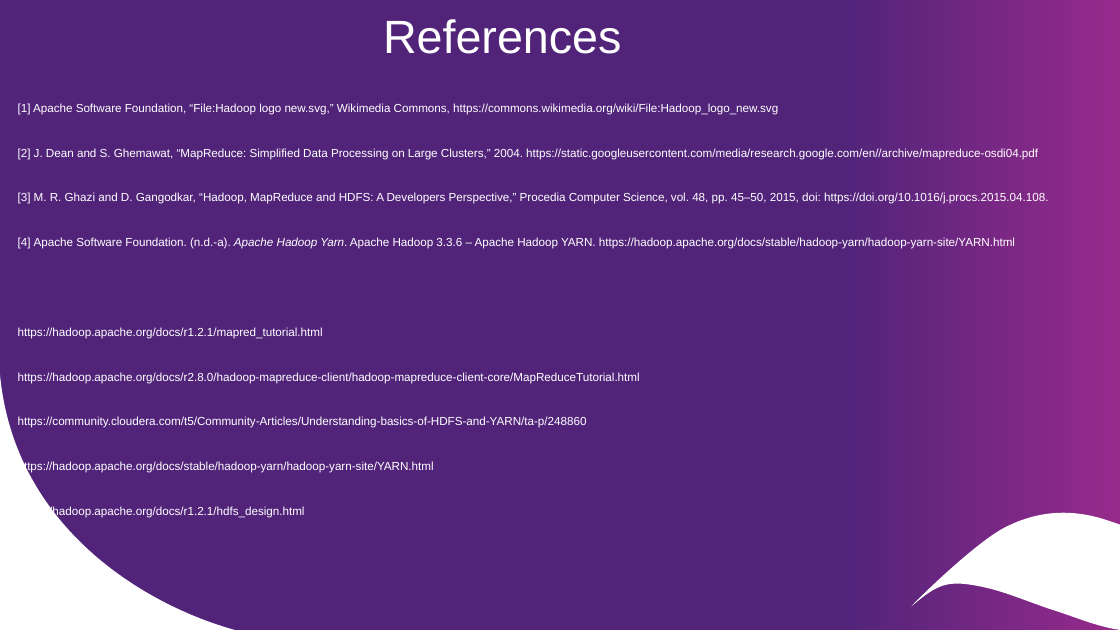
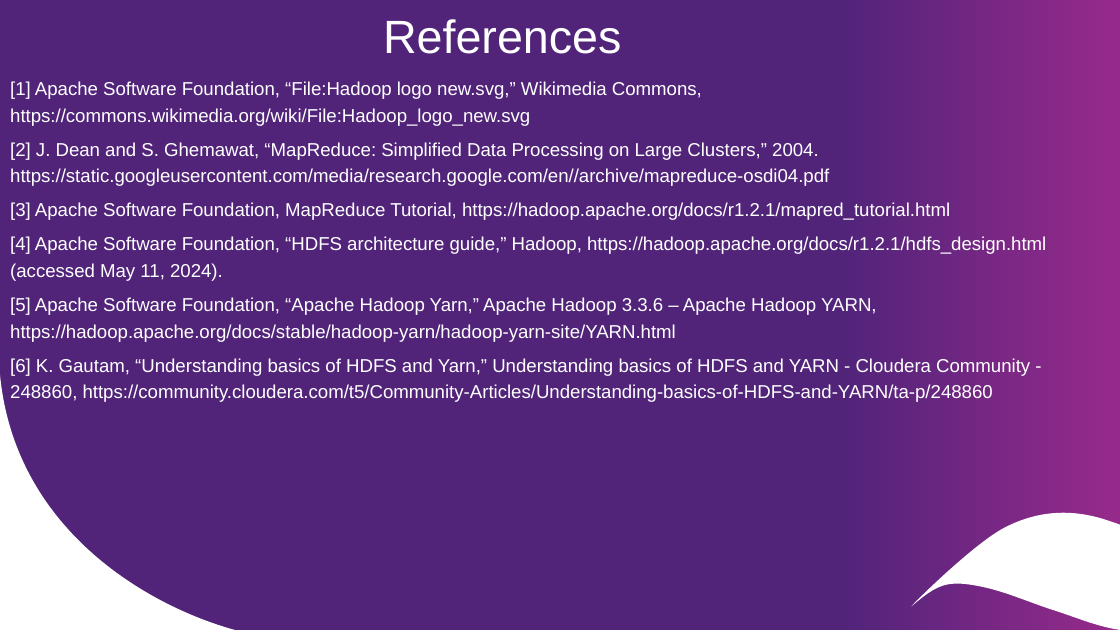
Before and after one commit to bhq12/hadoop-architecture-notes, a slide deck: slide 14 of hadoop-architecture-brook-queree.pptx (slide 13 before the commit). Drawn at 1120x630 pixels with LibreOffice and Linux fonts; fonts in the diff are those of the drawing; background and template pictures are left out. Boxes give left, top, right and bottom in pixels: in the first picture for what was removed or moved away, otherwise in the second. Text is boxed around its words. In the diff, an @@ line names an element or a change of style, - is before the commit and + after.

```diff
--- a/hadoop-architecture-brook-queree.pptx
+++ b/hadoop-architecture-brook-queree.pptx
@@ text at bbox=[10, 81, 829, 186]: size 10 to 16 pt in "[1] Apache Software Foundation, “File:Hadoop logo new.svg,” ...", "[2] J. Dean and S. Ghemawat, “MapReduce: ..."; line spacing 32.4pt to 1.2 @@
@@ text "[1] Apache Software Foundation, “File:Hadoop ...": place and size @@
-text "[1] Apache Software Foundation, “File:Hadoop ..." at bbox=[18, 103, 1048, 518]
+text "[1] Apache Software Foundation, “File:Hadoop ..." at bbox=[10, 81, 1046, 402]
@@ text at bbox=[10, 202, 1046, 402]: text changed; size 10 to 16 pt @@
-[3] M. R. Ghazi and D. Gangodkar, “Hadoop, MapReduce and HDFS: A Developers Perspective,” Procedia Computer Science, vol. 48, pp. 45–50, 2015, doi: https://doi.org/10.1016/j.procs.2015.04.108.
-[4] Apache Software Foundation. (n.d.-a). Apache Hadoop Yarn. Apache Hadoop 3.3.6 – Apache Hadoop YARN. https://hadoop.apache.org/docs/stable/hadoop-yarn/hadoop-yarn-site/YARN.html
-https://hadoop.apache.org/docs/r1.2.1/mapred_tutorial.html
-https://hadoop.apache.org/docs/r2.8.0/hadoop-mapreduce-client/hadoop-mapreduce-client-core/MapReduceTutorial.html
-https://community.cloudera.com/t5/Community-Articles/Understanding-basics-of-HDFS-and-YARN/ta-p/248860
-https://hadoop.apache.org/docs/stable/hadoop-yarn/hadoop-yarn-site/YARN.html
-https://hadoop.apache.org/docs/r1.2.1/hdfs_design.html
+[3] Apache Software Foundation, MapReduce Tutorial, https://hadoop.apache.org/docs/r1.2.1/mapred_tutorial.html
+[4] Apache Software Foundation, “HDFS architecture guide,” Hadoop, https://hadoop.apache.org/docs/r1.2.1/hdfs_design.html (accessed May 11, 2024).
+[5] Apache Software Foundation, “Apache Hadoop Yarn,” Apache Hadoop 3.3.6 – Apache Hadoop YARN, https://hadoop.apache.org/docs/stable/hadoop-yarn/hadoop-yarn-site/YARN.html
+[6] K. Gautam, “Understanding basics of HDFS and Yarn,” Understanding basics of HDFS and YARN - Cloudera Community - 248860, https://community.cloudera.com/t5/Community-Articles/Understanding-basics-of-HDFS-and-YARN/ta-p/248860
```
Also in this commit, not shown: 7 other slides changed, 4 slides added, 3 slides removed, 16 other files.
